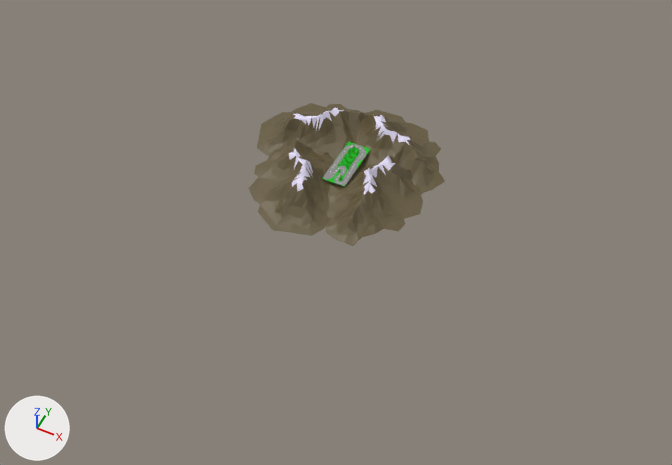
Before and after pictures for a commit that changed the OBJ model Resources/driftmap/driftmap.obj.
One viewpoint serves both versions: a 50 mm lens placed at (2401.0, -4765.0, 5190.0), pointed at (84.0, -132.0, -601.0). Every picture has the same lights, and +X, +Y and +Z are marked at lower left. Where no turn or scale is listed for an object, it has been applied to the vertices. Vertices at the same position are counted once.

The scene before the commit, as lines of its bpy script (objects in view):
```python
me_cylinder_003 = bpy.data.meshes.new('Cylinder.003')
me_cylinder_003.from_pydata(...)  # 2688 vertices, 5208 faces; spans x 15.0..119.0, y -109.0..280.0, z 0.0..70.0
me_cylinder_003.materials.append(mat_マテリアル_026)  # picture img_driftmap_png
me_plane_plane_001 = bpy.data.meshes.new('Plane_Plane.001')
me_plane_plane_001.from_pydata(...)  # 892 vertices, 1648 faces; spans x -850.0..879.0, y -749.0..1016.0, z -77.0..198.0
me_plane_plane_001.materials.append(mat_マテリアル_029)  # picture img_driftmap_png
me_平面 = bpy.data.meshes.new('平面')
me_平面.from_pydata(...)  # 4 vertices, 2 faces; spans x -30.0..170.0, y -154.0..325.0, z 0.0
me_平面.materials.append(mat_マテリアル)  # picture img_driftmap_png
ob_cylinder_003 = bpy.data.objects.new('Cylinder.003', me_cylinder_003)
ob_cylinder_003.location = (0.0, 0.0, 0.0)
ob_plane_plane_001 = bpy.data.objects.new('Plane_Plane.001', me_plane_plane_001)
ob_plane_plane_001.location = (0.0, 0.0, 0.0)
ob_平面 = bpy.data.objects.new('平面', me_平面)
ob_平面.location = (0.0, 0.0, 0.0)
```
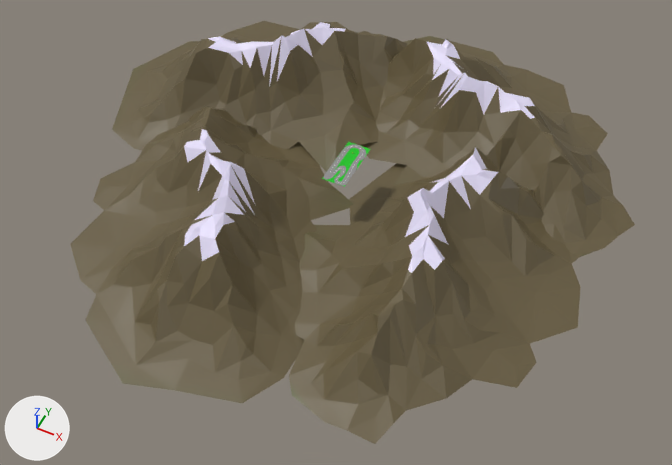
Where the change shows, as pixel boxes [x1, y1, x2, y2] in the pictures (672 x 465 px):
'Plane_Plane.001', reshaped (187% wider, 194% taller): before [249, 103, 445, 246]; after [70, 21, 635, 444]
'Cylinder.003', deleted: before [338, 146, 359, 180]

The edits, one by one:
me_plane_plane_001 has 892 vertices, 1648 faces and spans x -850.0..879.0, y -749.0..1016.0, z -77.0..198.0.
me_plane_plane_001 is used by ob_plane_plane_001; location (0.0, 0.0, 0.0).
me_plane_plane_001 part 1: the whole mesh is multiplied about its middle by the matrix ((2.946, 0.0, 0.0), (0.0, 2.946, 0.0), (0.0, 0.0, 2.946)), then moved by (-130.0, 273.0, -152.0).
Object 'Cylinder.003' (ob_cylinder_003) is deleted.
